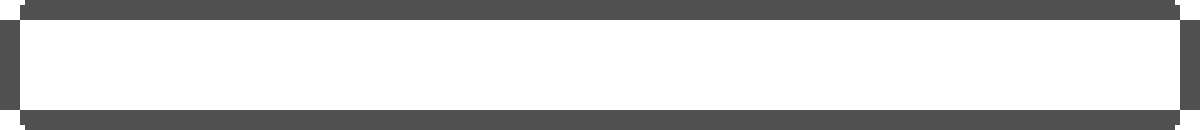
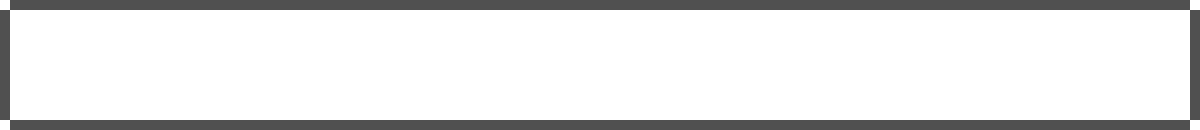
Two versions of the same layered image (1200 x 130). Layer-by-layer changes:
painted on "N" over left=0, top=0, right=1200, bottom=130
painted on "Background" over left=10, top=10, right=1190, bottom=120
